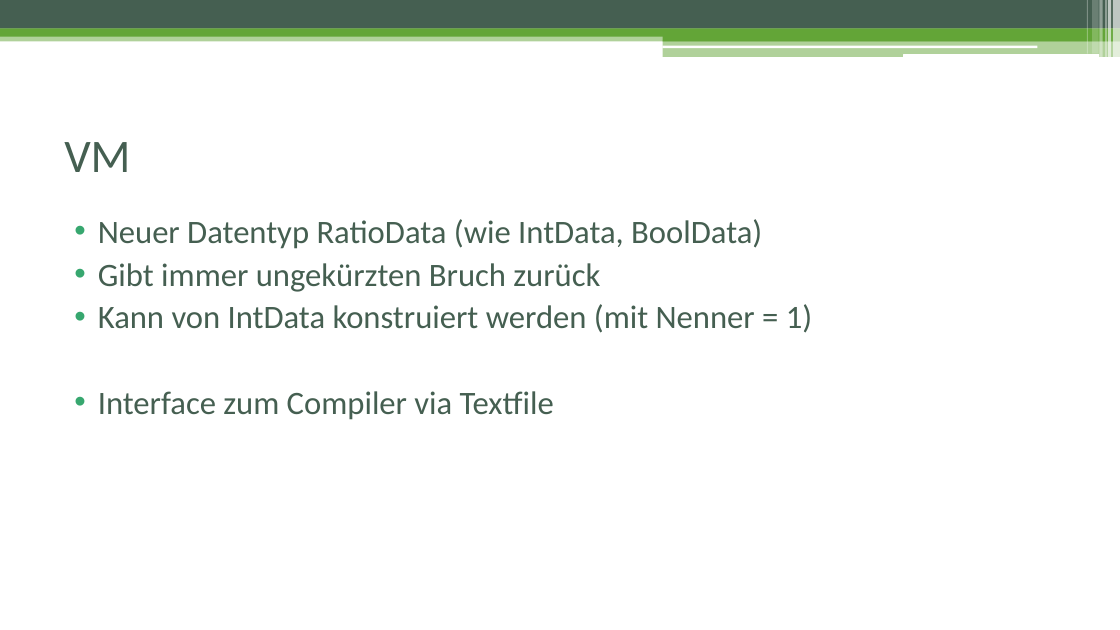
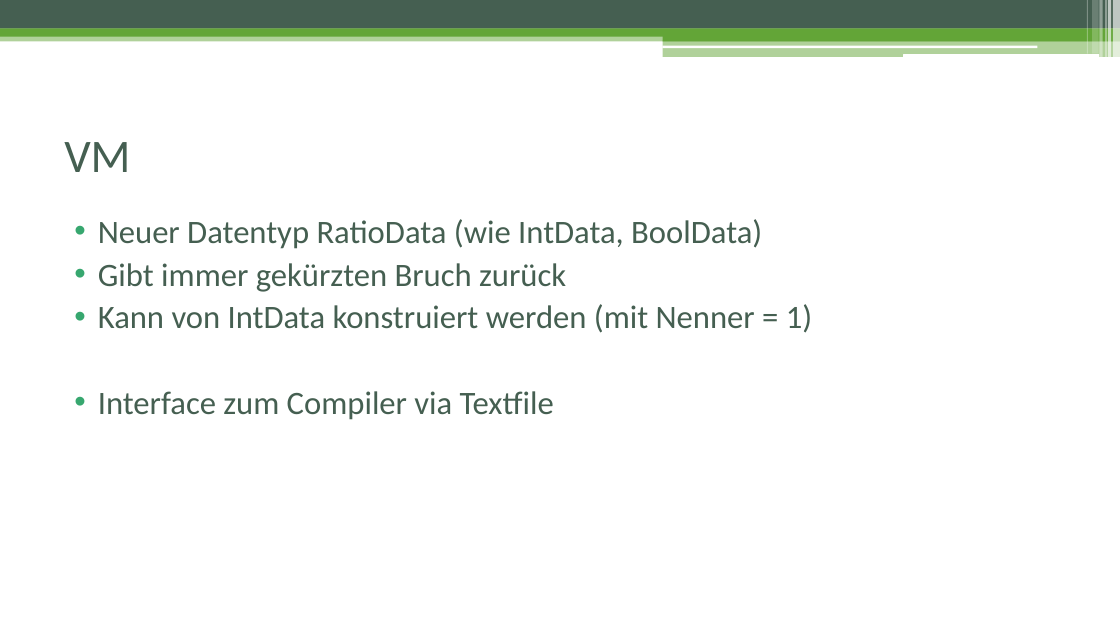
Before and after one commit to cguedel/fhnw-cpib, a slide deck: slide 7 of docs/Präsentation_Schlussbericht.pptx. Drawn at 1120x630 pixels with LibreOffice and Linux fonts; fonts in the diff are those of the drawing. Boxes give left, top, right and bottom in pixels: in the first picture for what was removed or moved away, otherwise in the second. Text is boxed around its words. In the diff, an @@ line names an element or a change of style, - is before the commit and + after.

```diff
--- a/docs/Präsentation_Schlussbericht.pptx
+++ b/docs/Präsentation_Schlussbericht.pptx
@@ text at [98,263,566,292]: text changed @@
-• Gibt immer ungekürzten Bruch zurück
+• Gibt immer gekürzten Bruch zurück
```
Also in this commit, not shown: 4 other slides changed.
